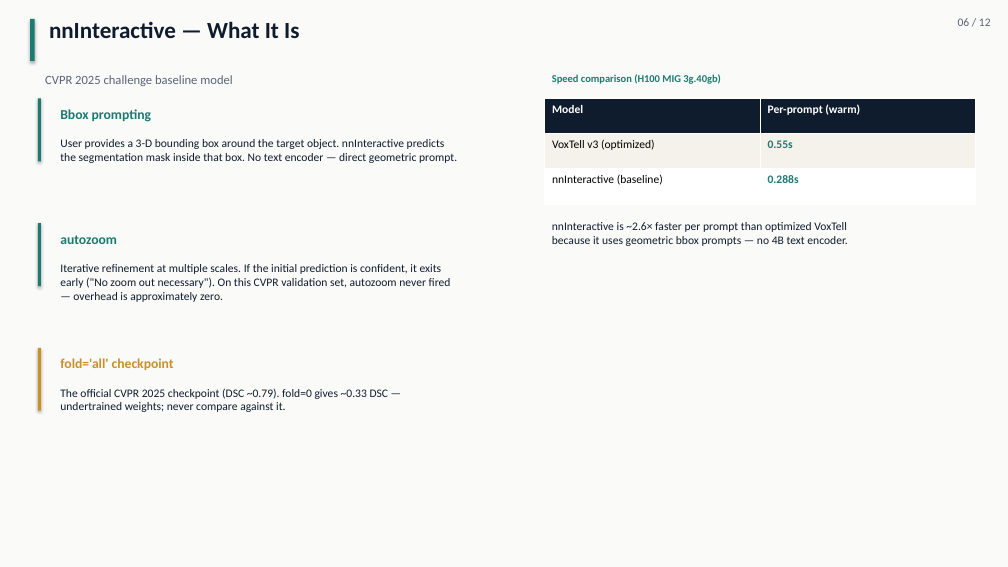
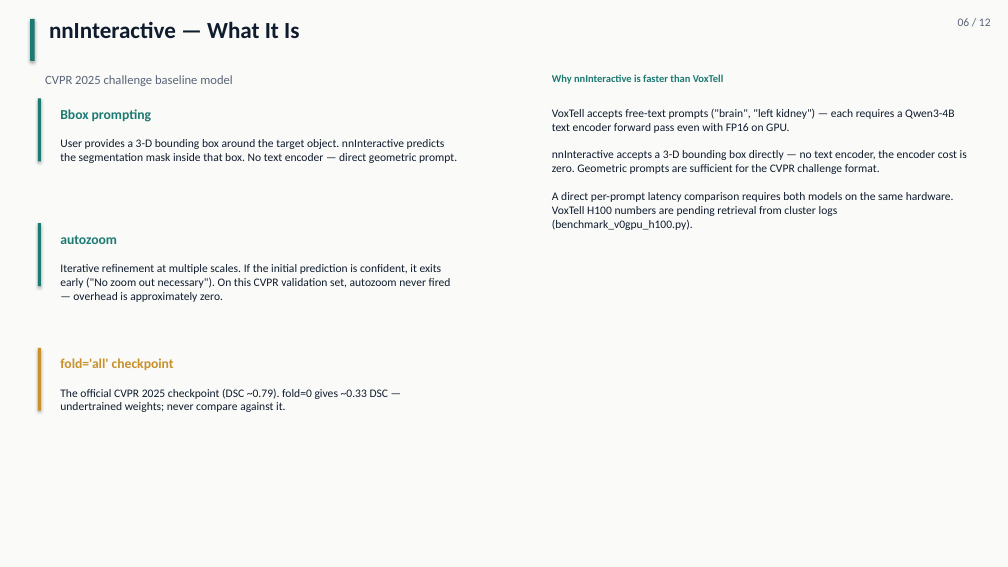
Before and after one commit to pentaexe/VoxTell-main, a slide deck: slide 6 of slides.pptx. Drawn at 1008x567 pixels with LibreOffice and Linux fonts; fonts in the diff are those of the drawing. Boxes give left, top, right and bottom in pixels: in the first picture for what was removed or moved away, otherwise in the second. Text is boxed around its words. In the diff, an @@ line names an element or a change of style, - is before the commit and + after.

```diff
--- a/slides.pptx
+++ b/slides.pptx
@@ text at (552, 74, 724, 84): text changed @@
-Speed comparison (H100 MIG 3g.40gb)
+Why nnInteractive is faster than VoxTell
@@ table removed at (544, 98, 975, 204), 3 rows, 2 columns @@
-Model | Per-prompt (warm)
-VoxTell v3 (optimized) | 0.55s
-nnInteractive (baseline) | 0.288s
@@ text added at (552, 108, 967, 230), 11 pt, text #0F1C2E @@
+VoxTell accepts free-text prompts ("brain", "left kidney") — each requires a Qwen3-4B text encoder forward pass even with FP16 on GPU.
+nnInteractive accepts a 3-D bounding box directly — no text encoder, the encoder cost is zero. Geometric prompts are sufficient for the CVPR challenge format.
+A direct per-prompt latency comparison requires both models on the same hardware. VoxTell H100 numbers are pending retrieval from cluster logs (benchmark_v0gpu_h100.py).
@@ text removed at (552, 222, 847, 246) @@
-nnInteractive is ~2.6× faster per prompt than optimized VoxTell
-because it uses geometric bbox prompts — no 4B text encoder.
```
Also in this commit, not shown: 4 other slides changed, 4 other files.
